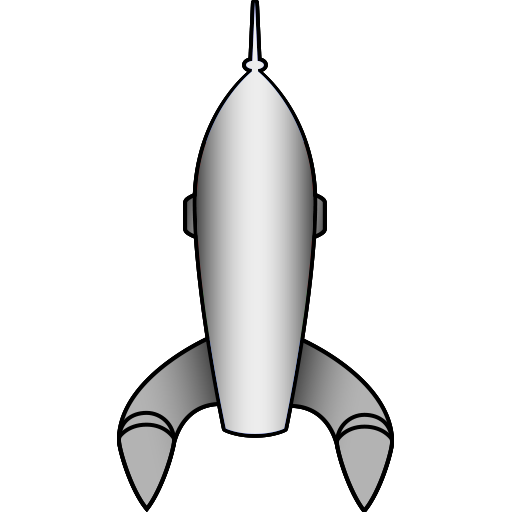
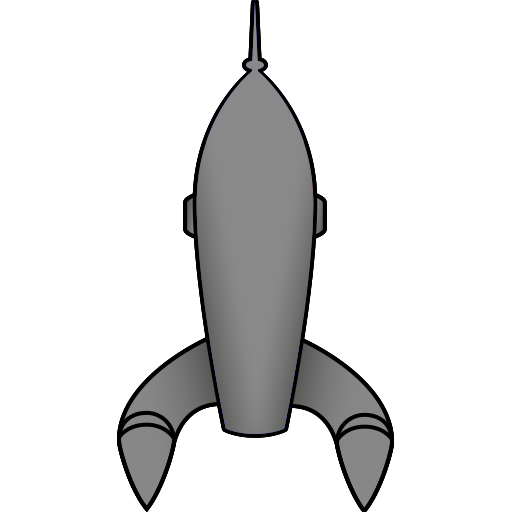
Layer changes from the first 512x512 image to the second:
painted on "Jupitar Base" over <box>121,3,390,508</box>
